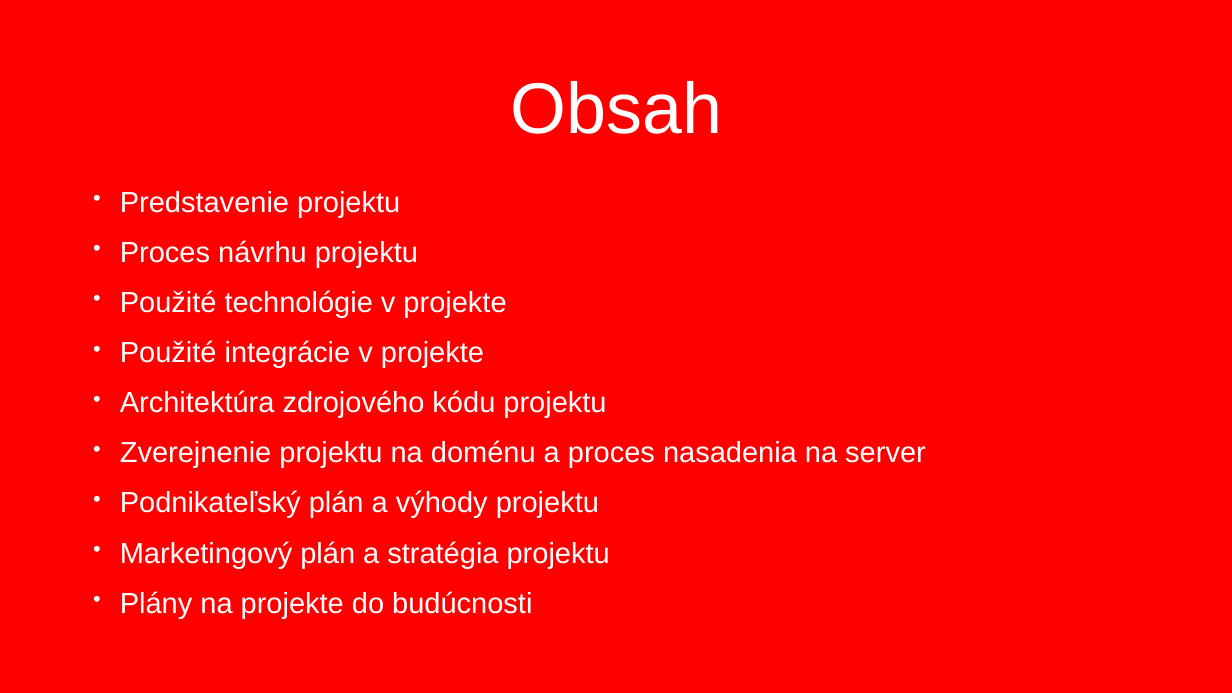
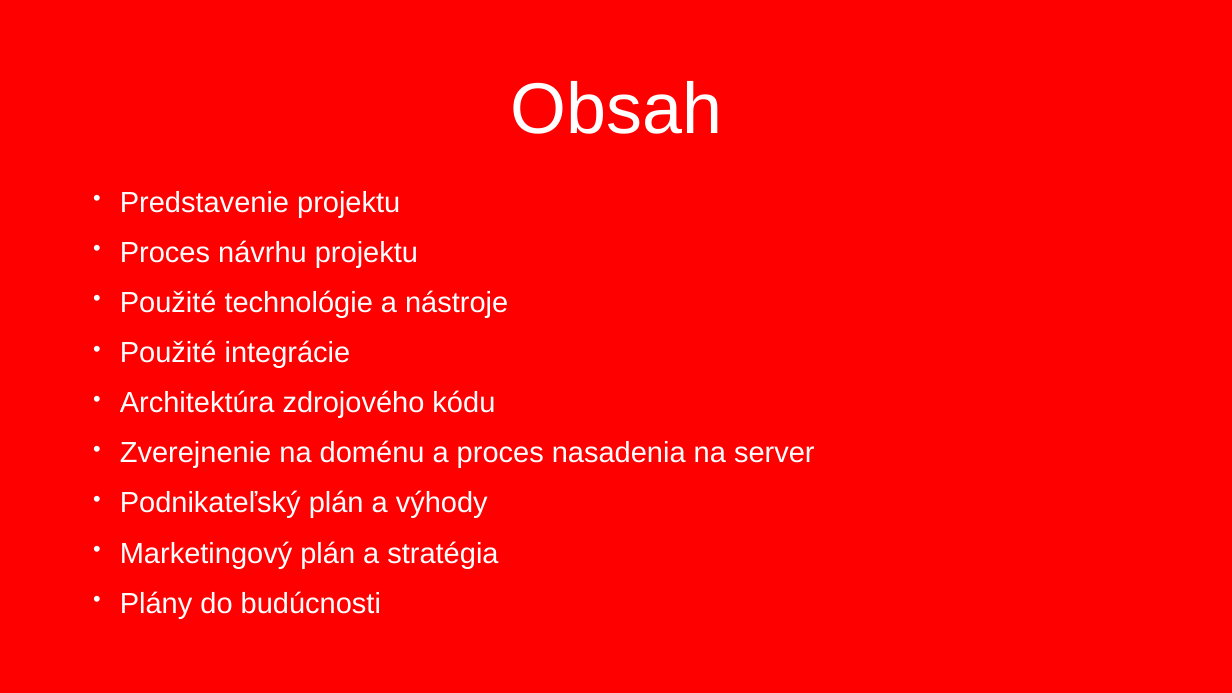
Before and after one commit to Autobahn-sk/Autobahn.sk, a slide deck: slide 2 of __prezentacia__/Prezentácia Martin Mojžiš.pptx. Drawn at 1232x693 pixels with LibreOffice and Linux fonts; fonts in the diff are those of the drawing; background and template pictures are left out. Boxes give left, top, right and bottom in pixels: in the first picture for what was removed or moved away, otherwise in the second. Text is boxed around its words. In the diff, an @@ line names an element or a change of style, - is before the commit and + after.

```diff
--- a/__prezentacia__/Prezentácia Martin Mojžiš.pptx
+++ b/__prezentacia__/Prezentácia Martin Mojžiš.pptx
@@ text at box(120, 290, 815, 618): text changed @@
-• Použité technológie v projekte
-• Použité integrácie v projekte
-• Architektúra zdrojového kódu projektu
-• Zverejnenie projektu na doménu a proces nasadenia na server
-• Podnikateľský plán a výhody projektu
-• Marketingový plán a stratégia projektu
-• Plány na projekte do budúcnosti
+• Použité technológie a nástroje
+• Použité integrácie
+• Architektúra zdrojového kódu
+• Zverejnenie na doménu a proces nasadenia na server
+• Podnikateľský plán a výhody
+• Marketingový plán a stratégia
+• Plány do budúcnosti
```
Also in this commit, not shown: 11 other slides changed, 1 slide added.
